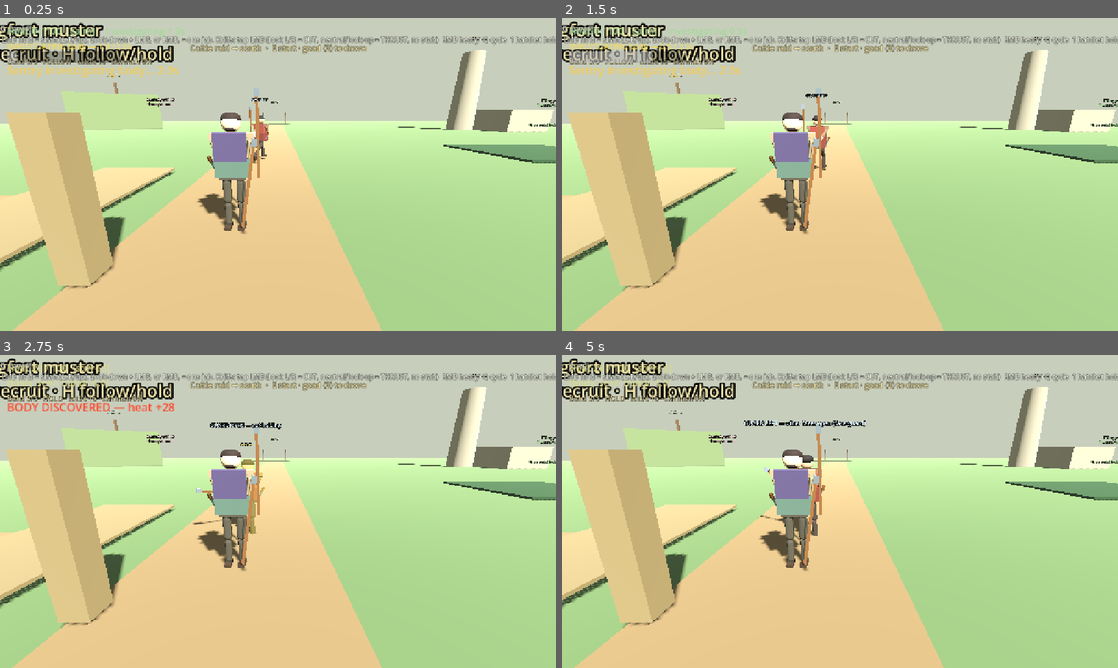
Above: before the commit, frames 1-4 (two rows, left to right).
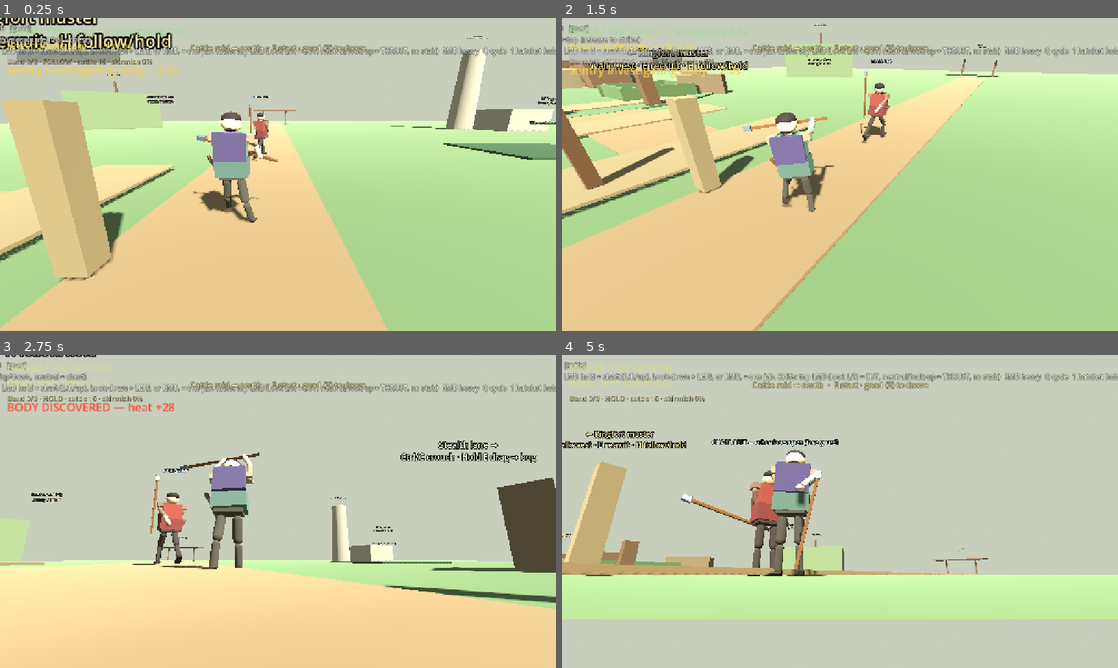
Above: after the commit, the same moments.

Repository: fortins4/devPlayground
Game: Godot game, scene res://scenes/main/main.tscn
Two runs of this game, one before a commit and one after it. Both use one fixed random seed, a clock stepped at 60 frames per second and the inputs below.
Inputs (mouse positions are in pixels of both pictures, inside the frame that each line leads up to):
- Up to frame 1 (0.25 s): no input
- Up to frame 2 (1.5 s): tap Enter at 0.5 s; move the mouse to (962, 158) at 0.52 s; hold D (move_right) 0.53-1.25 s; hold Right mouse button (attack_heavy) 0.53-1.25 s; click (962, 158) at 0.67 s; tap Space (jump) at 0.77 s; drag from (728, 190) to (812, 237) at 1.27 s
- Up to frame 3 (2.75 s): move the mouse to (333, 442) at 2.02 s; hold D (move_right) from 2.03 s (still down); hold H (band_toggle) from 2.03 s (still down)
- Up to frame 4 (5 s): release D (move_right) at 2.75 s; release H (band_toggle) at 2.75 s; drag from (812, 574) to (673, 464) at 2.77 s; move the mouse to (1006, 558) at 3.52 s; hold A (move_left) 3.53-4.25 s; hold Q (cycle_weapon) 3.53-4.25 s; tap Space (jump) at 3.77 s; drag from (673, 464) to (756, 433) at 4.27 s

The runs differ from the first frame. In frame 1, 10% of the frame differs, in the area x 0-100%, y 0-100%; in frame 2, 49%; in frame 3, 58%; in frame 4, 71%, in the area x 0-100%, y 1-100%.
Error before the commit: Parse Error: Function "_pull_shaft_into_spaced_reach()" not found in base self. (res://scripts/characters/player/player_controller.gd:1532)

Commit message:
fix(combat): add missing spaced-reach pull helper
Call site landed without the function body — restore it so side mid
can pull the shaft into left-hand range after clearance.

Diff:
--- a/scripts/characters/player/player_controller.gd
+++ b/scripts/characters/player/player_controller.gd
@@ -1780,6 +1780,52 @@
 	var axis := tip_w - butt_w
 	if axis.length_squared() > 0.0001:
 		tip_w = butt_w + axis.normalized() * 1.30
+	return [butt_w, tip_w]
+
+
+
+func _pull_shaft_into_spaced_reach(butt_w: Vector3, tip_w: Vector3) -> Array:
+	## Keep both spaced stations inside forearm reach after a face-side slide.
+	if locomotion == null:
+		return [butt_w, tip_w]
+	var torso := locomotion.get_joint("torso") as Node3D
+	var face := Vector3(0.0, 0.0, -1.0)
+	if torso:
+		face = -torso.global_transform.basis.z
+		if face.length_squared() > 0.0001:
+			face = face.normalized()
+	var axis := tip_w - butt_w
+	if axis.length_squared() < 0.0001:
+		return [butt_w, tip_w]
+	axis = axis.normalized()
+	# Stations match _grip_shaft_at_y (goad Y 0 ≈ butt+0.255 along axis).
+	var right_pt: Vector3 = butt_w + axis * (0.255 + 0.12)
+	var left_pt: Vector3 = butt_w + axis * (0.255 + 0.48)
+	var pull := Vector3.ZERO
+	var n := 0
+	for pair in [["right_arm", right_pt, 0.50], ["left_arm", left_pt, 0.50]]:
+		var arm := locomotion.get_joint(String(pair[0])) as Node3D
+		if arm == null:
+			continue
+		var shoulder: Vector3 = arm.global_position
+		var target: Vector3 = pair[1]
+		var lim: float = float(pair[2])
+		var d := shoulder.distance_to(target)
+		if d <= lim:
+			continue
+		var step := (shoulder - target).normalized() * minf(d - lim, 0.38)
+		# Never yank the wood back through the cloak.
+		var into := -step.dot(face)
+		if into > 0.0:
+			step += face * into
+		pull += step
+		n += 1
+	if n > 0:
+		butt_w += pull / float(n)
+		tip_w += pull / float(n)
+		axis = tip_w - butt_w
+		if axis.length_squared() > 0.0001:
+			tip_w = butt_w + axis.normalized() * 1.30
 	return [butt_w, tip_w]
 
 
